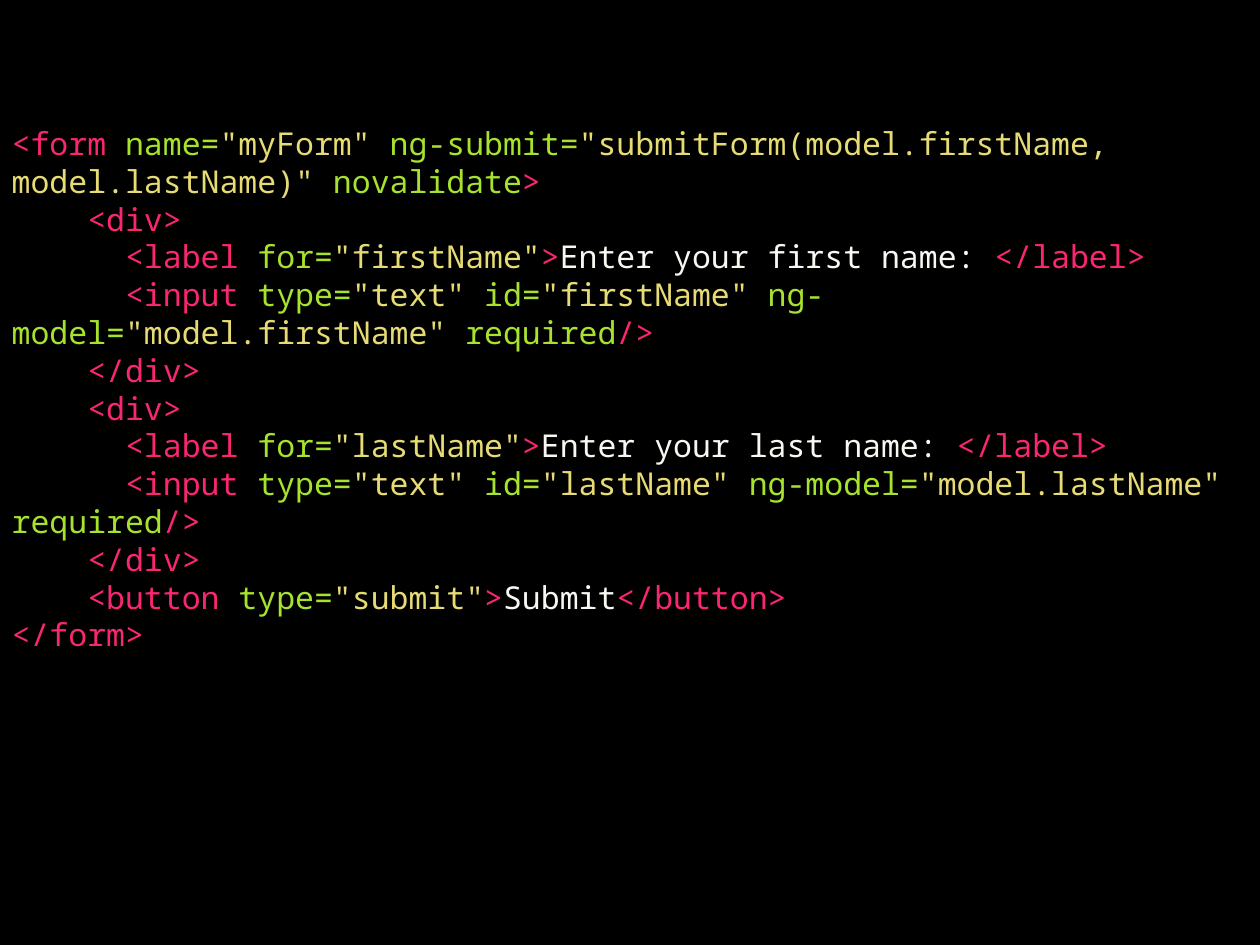
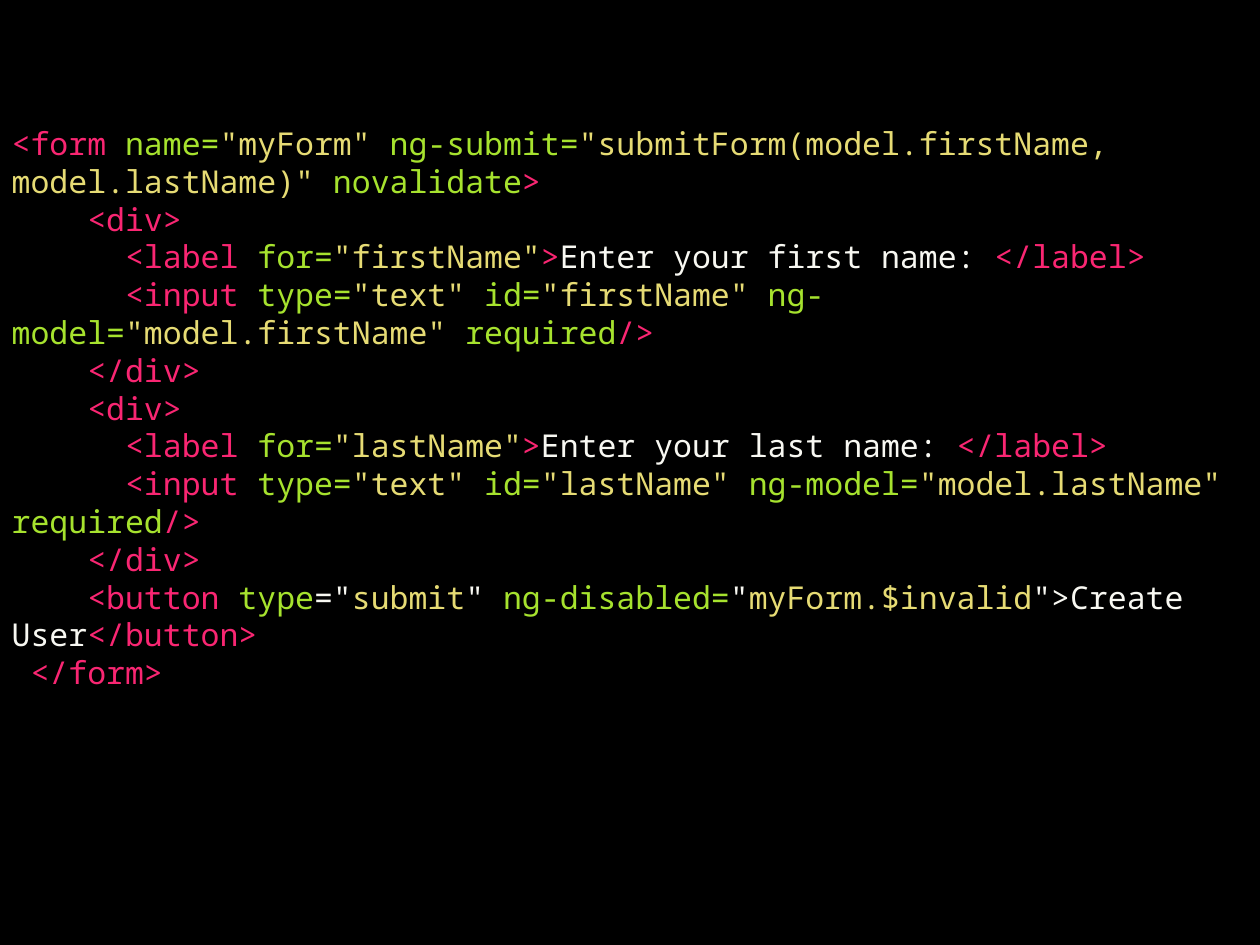
Before and after one commit to pmaccart/ng-bootcamp, a slide deck: slide 41 of slides/ng-bootcamp-day-1.pptx. Drawn at 1260x945 pixels with LibreOffice and Linux fonts; fonts in the diff are those of the drawing. Boxes give left, top, right and bottom in pixels: in the first picture for what was removed or moved away, otherwise in the second. Text is boxed around its words. In the diff, an @@ line names an element or a change of style, - is before the commit and + after.

Commit message:
slide updates

```diff
--- a/slides/ng-bootcamp-day-1.pptx
+++ b/slides/ng-bootcamp-day-1.pptx
@@ text at <box>12,585,1183,647</box>: text changed; text colour #F92672 to #E6DB74 @@
-<button type="submit">Submit</button>
+<button type="submit" ng-disabled="myForm.$invalid">Create User</button>
```
Also in this commit, not shown: 1 other slide changed.
